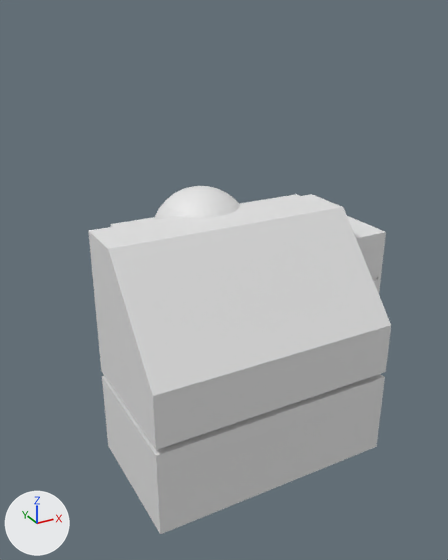
A saved change to the glTF model public/scene.glb.
Both versions are drawn from a 50 mm lens placed at (-0.912, -1.535, 1.429), pointed at (0.012, 0.145, 0.589). The lights are fixed; the arrows at lower left show +X, +Y and +Z. The older version comes first. Vertices at exactly the same position are counted once.

The first picture shows 'mod_base', 'mod_drawer', 'mod_grill', 'mod_sink'.
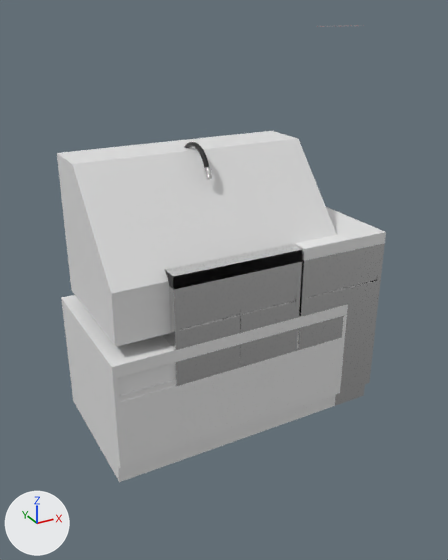
What the commit changed:
Material 'SinkMetal' (mat_sinkmetal) is new.
Its base color is (0.8, 0.8, 0.8) (white #e7e7e7).
Its metallic is 1.0.
Its roughness is 0.2.
Material 'FaucetRubber' (mat_faucetrubber) is new.
Its base color is (0.00714, 0.00714, 0.00714) (black #141414).
Its roughness is 0.6.
Its sheen weight is 1.0.
Its sheen roughness is 0.3.
Material 'mat_top_base' (mat_mat_top_base) is new.
Its base color is (0.8, 0.8, 0.8) (white #e7e7e7).
me_cube_005 is used by ob_mod_base; location (0.0, 0.287, 0.002).
me_cube_005 had 190 vertices, 372 faces and spanned x -0.232..0.232, y -0.275..0.275, z 0.0..0.701.
me_cube_005 now has 156 vertices, 308 faces and spans x -0.232..0.232, y -0.275..0.275, z 0.0..0.658.
Part 1, on me_cube_005:
34 vertices are removed from x -0.232..0.232, y -0.275..0.275, z 0.658..0.701.
76 faces are deleted.
12 new faces join them.
me_cube_005 gains material mat_sinkmetal (white #e7e7e7).
me_cube_009 is used by ob_mod_drawer; location (0.416, 0.287, 0.002).
me_cube_009 had 170 vertices, 332 faces and spanned x -0.175..0.175, y -0.275..0.275, z 0.0..0.701.
me_cube_009 now has 176 vertices, 344 faces and spans x -0.175..0.175, y -0.275..0.275, z 0.0..0.701.
Part 2, on me_cube_009:
104 faces are deleted.
6 new vertices lie (0.0, 0.0, -0.119) away from vertices in x -0.16..0.16, y -0.24..0.24, z 0.658.
52 new faces join them, mat_mat_top_base (white #e7e7e7).
64 new faces join them, mat_sinkmetal (white #e7e7e7).
me_cube_009 gains material mat_mat_top_base (white #e7e7e7).
me_cube_009 gains material mat_sinkmetal (white #e7e7e7).
me_sphere is used by ob_mod_sink; location (0.0, 0.287, 0.703).
me_sphere had 482 vertices, 960 faces and spanned x -0.173..0.173, y -0.173..0.173, z -0.173..0.173.
me_sphere now has 2833 vertices, 5420 faces and spans x -0.215..0.215, y -0.187..0.174, z 0.547..1.019.
me_sphere part 3: 2833 vertices added at x -0.215..0.215, y -0.187..0.174, z 0.547..1.019.
me_sphere part 4: 482 vertices removed from x -0.173..0.173, y -0.173..0.173, z -0.173..0.173.
me_sphere gains material mat_faucetrubber (black #141414).
me_sphere gains material mat_sinkmetal (white #e7e7e7).
me_cube_001 is used by ob_mod_grill; location (0.0, 0.0, 0.0).
me_cube_001 had 27 vertices, 46 faces and spanned x -0.414..0.414, y -0.24..0.22, z 0.01..0.813.
me_cube_001 now has 191 vertices, 358 faces and spans x -0.44..0.446, y 0.012..0.563, z 0.002..0.993.
me_cube_001 part 5: the loose piece of 15 vertices spanning x -0.414..0.414, y -0.24..0.22, z 0.317..0.813 is scaled about its middle by (1.01, 1, 1), then moved by (0.004, 0.288, 0.18).
me_cube_001 part 6: a new loose piece of 130 vertices spanning x -0.44..0.446, y 0.012..0.563, z 0.002..0.411.
me_cube_001 part 7: a new loose piece of 40 vertices spanning x -0.44..0.446, y 0.012..0.563, z 0.411..0.454.
me_cube_001 part 8: 12 vertices removed from x -0.414..0.414, y -0.24..0.22, z 0.01..0.298; 6 vertices added at x -0.425..0.431, y 0.018, z 0.345..0.411.
Mesh me_cube_008 is new.
It has 40 vertices, 76 faces and spans x -0.232..0.232, y -0.275..0.275, z 0.658..0.701.
It uses material mat_sinkmetal (white #e7e7e7).
Object 'mod_sink' (ob_mod_sink) moves from (0.0, 0.287, 0.703) to (0.0, 0.287, 0.002).
Object 'mod_sink_off' (ob_mod_sink_off) is new; it shows me_cube_008.
Its location is (0.0, 0.287, 0.002).

What differs and where, as boxes [x1, y1, x2, y2] in the pictures (448 x 560 px; the box of a moved part takes in the faces that stretch with it):
'mod_grill', reshaped: before [88, 194, 391, 534]; after [57, 131, 348, 482]
'mod_sink_off', added: after [165, 244, 303, 290]
'mod_sink', reshaped, moved, recoloured: before [154, 186, 241, 220]; after [185, 142, 212, 180]
part 1 of me_cube_005, built on (mostly hidden): before [110, 217, 155, 227]
part 2 of me_cube_009, moved or reshaped: before [356, 232, 386, 276]; after [295, 232, 386, 294]
part 3 of me_sphere, added: after [185, 142, 212, 180]
part 4 of me_sphere, deleted: before [154, 186, 241, 220]
part 5 of me_cube_001, moved or reshaped: before [88, 194, 391, 450]; after [57, 131, 337, 347]
part 6 of me_cube_001, added: after [63, 309, 347, 482]
part 7 of me_cube_001, added: after [61, 295, 348, 379]
part 8 of me_cube_001, moved or reshaped: before [102, 374, 385, 534]; after [118, 328, 299, 395]
